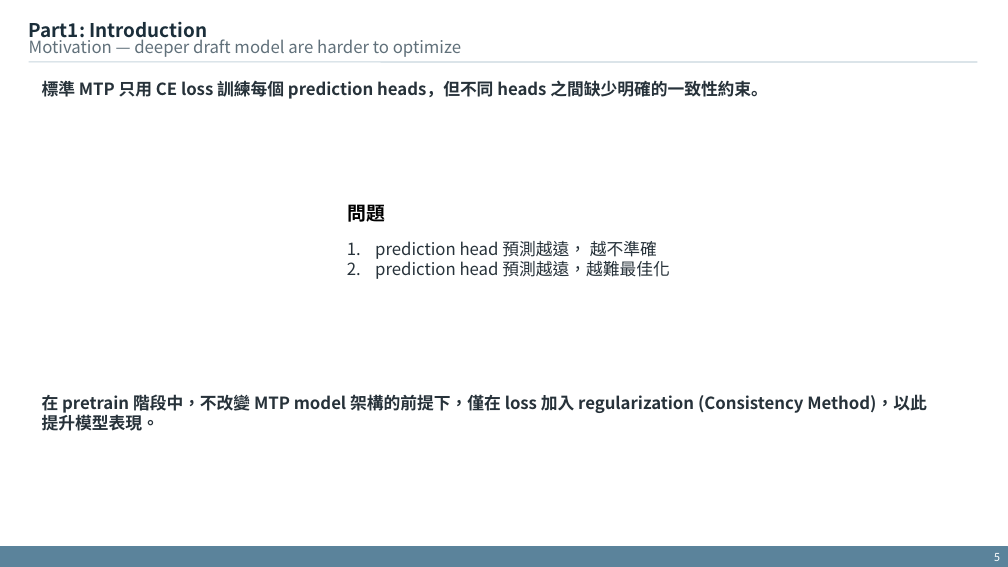
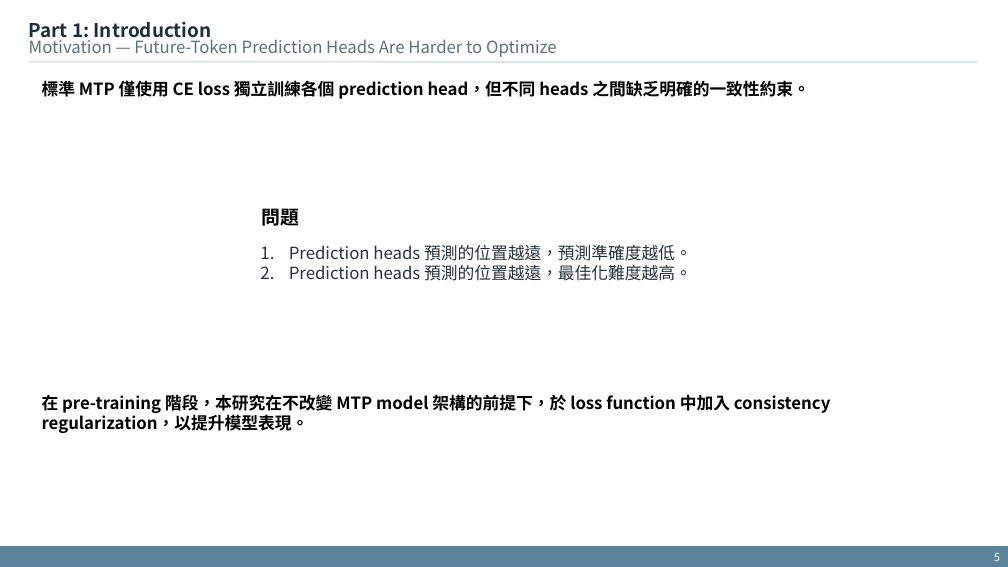
Before and after one commit to xdfg12456/llama-mtp, a slide deck: slide 5 of doc/mtp_with_consistency_method_v2.pptx. Drawn at 1008x567 pixels with LibreOffice and Linux fonts; fonts in the diff are those of the drawing. Boxes give left, top, right and bottom in pixels: in the first picture for what was removed or moved away, otherwise in the second. Text is boxed around its words. In the diff, an @@ line names an element or a change of style, - is before the commit and + after.

```diff
--- a/doc/mtp_with_consistency_method_v2.pptx
+++ b/doc/mtp_with_consistency_method_v2.pptx
@@ text at (29,21,212,42): spaces changed @@
-Part1: Introduction
+Part 1: Introduction
@@ text at (29,36,557,57): text changed @@
-Motivation — deeper draft model are harder to optimize
+Motivation — Future-Token Prediction Heads Are Harder to Optimize
@@ text at (42,78,810,100): text changed; text colour #27323A to #000000 @@
-標準 MTP 只用 CE loss 訓練每個 prediction heads，但不同 heads 之間缺少明確的一致性約束。
+標準 MTP 僅使用 CE loss 獨立訓練各個 prediction head，但不同 heads 之間缺乏明確的一致性約束。
@@ text "問題": place and size @@
-text "問題" at (348,200,386,225)
+text "問題" at (261,205,299,230)
@@ text at (289,245,692,281): text changed @@
-1. prediction head 預測越遠， 越不準確
-2. prediction head 預測越遠，越難最佳化
+1. Prediction heads 預測的位置越遠，預測準確度越低。
+2. Prediction heads 預測的位置越遠，最佳化難度越高。
@@ text at (42,394,830,433): text changed; text colour #27323A to #000000 @@
-在 pretrain 階段中，不改變 MTP model 架構的前提下，僅在 loss 加入 regularization (Consistency Method)，以此提升模型表現。
+在 pre-training 階段，本研究在不改變 MTP model 架構的前提下，於 loss function 中加入 consistency regularization，以提升模型表現。
```
Also in this commit, not shown: 23 other slides changed.
